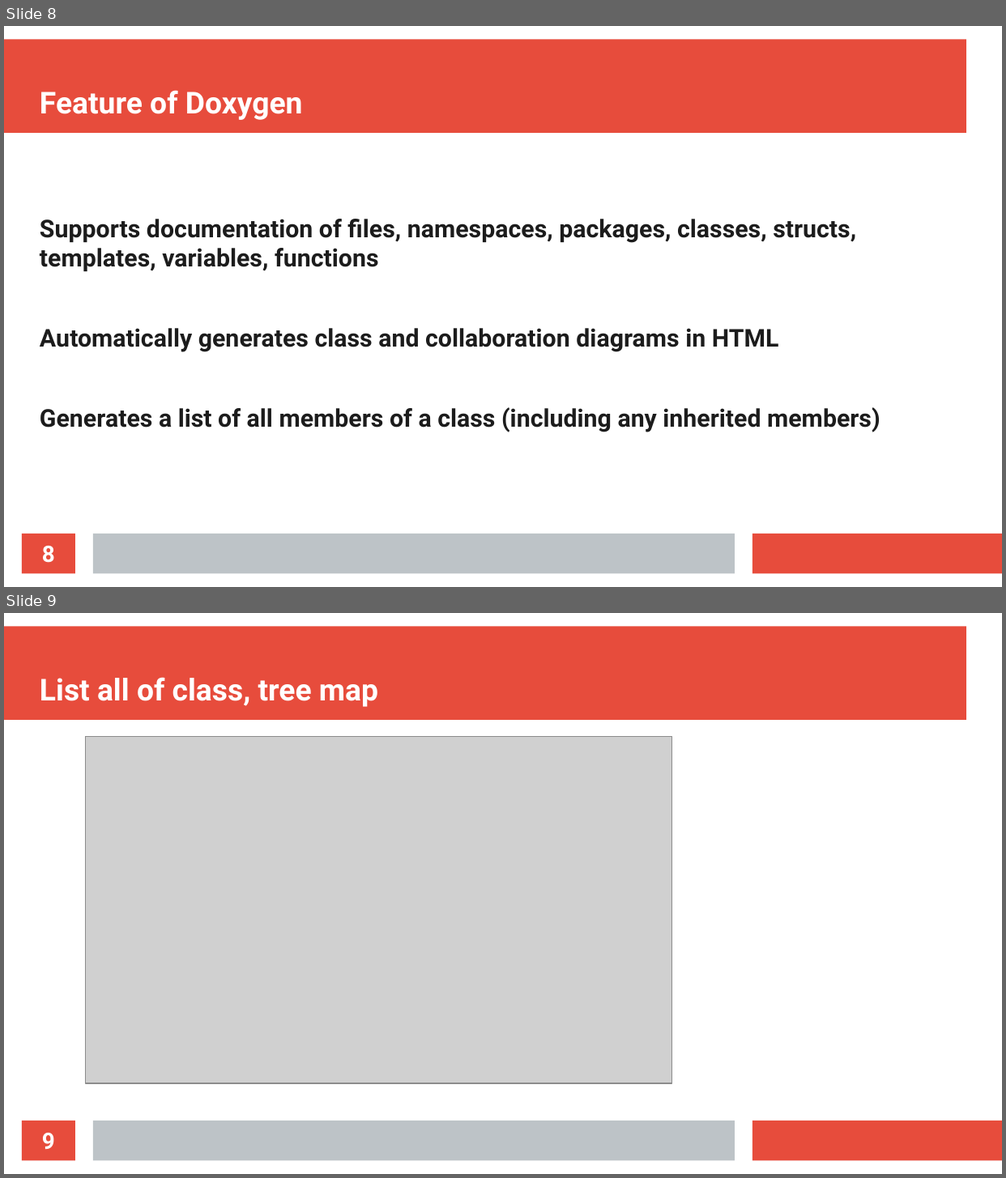
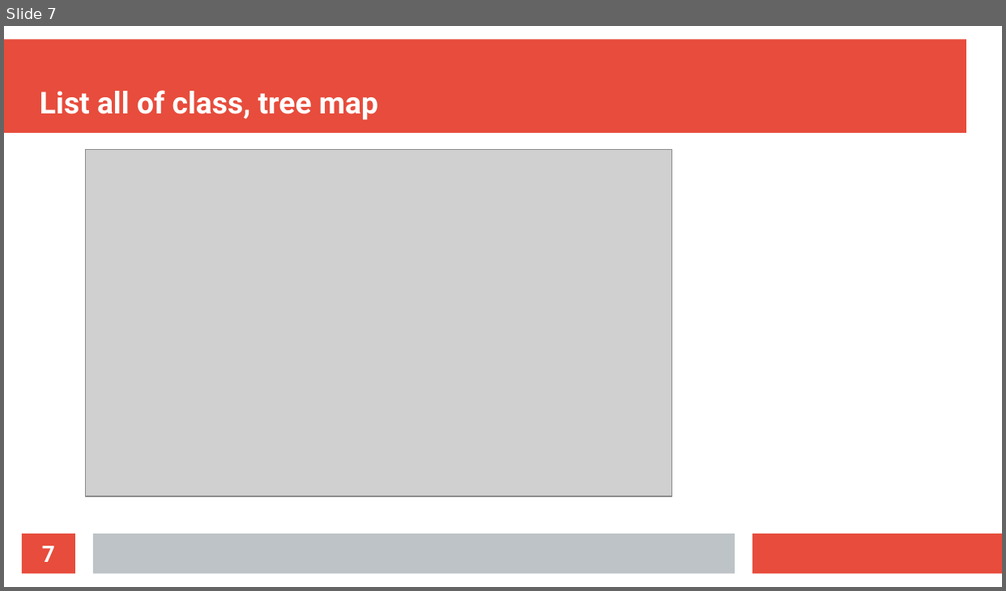
Before and after one commit to nguyenthang011099/Doxygen-, a slide deck: Doxygen.odp. Shown one above the other, each under a label of ours: slides 8 and 9 before the commit, slide 7 after it. The pictures are 1006x1178 and 1006x591 pixels, drawn with LibreOffice and Linux fonts; fonts in the diff are those of the drawing; grey boxes stand for pictures. Boxes give left, top, right and bottom in pixels: in the first picture for what was removed or moved away, otherwise in the second. Text is boxed around its words. In the diff, an @@ line names an element or a change of style, - is before the commit and + after.

Commit message:
update Doxygen

```diff
--- a/Doxygen.odp
+++ b/Doxygen.odp
@@ slide 8 removed at (x1=4, y1=26, x2=1002, y2=587), background #FFFFFF; not listed: 3 template elements that a slide beside it also shows @@
@@ title removed at (x1=40, y1=90, x2=303, y2=120) @@
-Feature of Doxygen
@@ text removed at (x1=40, y1=219, x2=880, y2=433) @@
-Supports documentation of files, namespaces, packages, classes, structs, templates, variables, functions
-Automatically generates class and collaboration diagrams in HTML
-Generates a list of all members of a class (including any inherited members)
@@ page number removed at (x1=22, y1=534, x2=75, y2=574) @@
-8
@@ what was slide 9 is now slide 7 @@
@@ page number at (x1=42, y1=546, x2=55, y2=562): text changed @@
-9
+7
```
Also in this commit, not shown: 3 slides changed, 6 slides added, 5 other slides removed, 6 other files.
